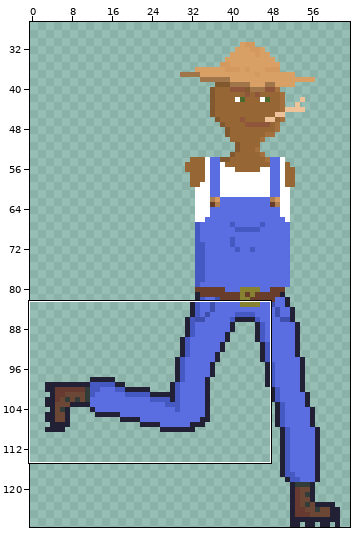
Two states of a pixel-art file, Zombie/Assets/Textures/Sprites/Mexican.aseprite. Above: a wide view before the commit, with the close-up outlined.
Close-up. Earlier state:
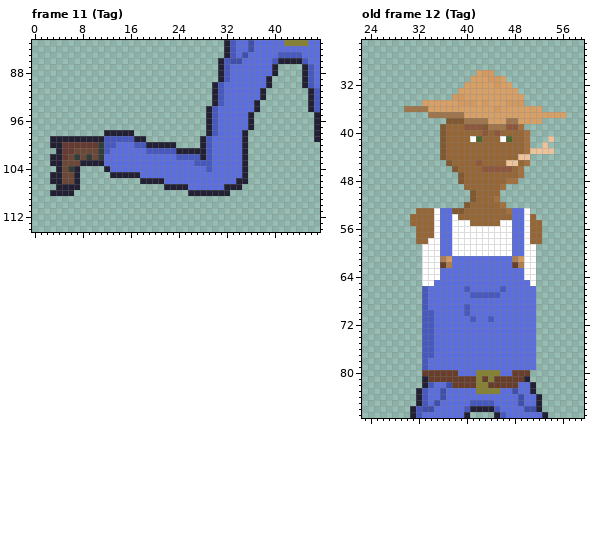
64x128 pixels, 12 frames. Shown: frame 11 (Tag): x 0..47, y 83..114; old frame 12 (Tag): x 23..59, y 25..87. The wide view leaves out empty margins. The commit also changed other frames or places, which this record leaves out.
And afterwards:
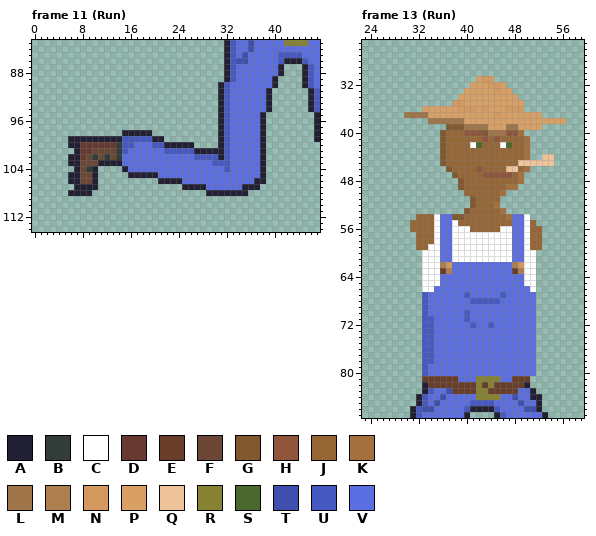
Palette (. is transparent): A #222034  B #323c39  C #ffffff  D #663931  E #683e2a  F #6c4735  G #82582f  H #8f563b  J #976635  K #a4713e  L #a0754a  M #ad7f50  N #d4995f  P #d9a066  Q #eec39a  R #868231  S #4b692f  T #3f4fad  U #4658c2  V #5b6ee1
A new or re-ordered frame is compared with the old frame closest to it.
Difference:
frames 12 -> 18
Changed rows in their new state; - is an unchanged pixel.
Frame 11 (Run):
first column x 3:
 86 ----------------------------.AU-T----VU
 87 ----------------------------.AU------VA
 88 ----------------------------.AU------VA
 89 ----------------------------.AU-----VA-
 90 ---------------------------.AU------VA-
 91 ---------------------------.AU-----VA--
 92 ---------------------------.AU-----VA--
 93 ---------------------------.AU----VVA--
 94 --------------------------..AU----VVA--
 95 --------------------------..AU---VVA---
 96 --------------------------..AU---VVA---
 97 --------------------------..AU---VVA---
 98 ---------...--AAA---------..AU--VVVA---
 99 ...------AAA--UUUAA------...AU--VVVA---
100 ...AA---DDDBUUVVVUU--AAA-...AU--VVVA---
101 -...ADD-FFFBU---VVV--UUU--AAAU--VVVA---
102 ...AADFBFBFB---------VVV-U-UAU--VVVA---
103 ...AAFFF-AAA------------VVVUUU--VVVA---
104 -...-FBA-...A-------------V--U--VVVA---
105 ...A-FFA--...--AAA--------------VVVA---
106 ...A-FFA-------...-AAA---------VVVAA---
107 -...-AAA-----------...-AAA---VVVAAA----
108 ...-AAA----------------...----AAA------
Frame 13 (Run) is new; against old frame 12 (Tag):
first column x 30:
30 ------------...------------
31 -----------.-N-..----------
32 ----------.---N--.---------
33 ---------.-----N--.--------
34 --------.P---------.-------
35 ---.....N-PP-P---PPP-------
36 ...P-----NNN-N-P-NNN...----
37 LLLLPPPPPP-----N-------....
38 ----LLLLLLPPPP---PP----PPPP
39 ------.GGGLLLLPPPLLPPPP----
40 ----------HHHGLLLHHK.------
41 -----------JJH-HJJ------.--
42 -----------CS---CS-----.---
43 ---------------------....--
44 -------------------JK--QQ--
45 ------GJ----J----JJQQQQQQ--
46 -------GJ---HJJJJQQJK------
47 --------GJ---HHHHH---------
48 -----------------JJK-------
49 ---------G------JKK--------
50 ----------JJ----K----------
51 ---------------J-----------
52 ----------.G---K.----------
53 --........G-----K....------
54 -.------GG-------K---.-----
55 ---------JJ-----JJ----.----
56 -J---------JJJJJ-----------
58 ----J----------------------
59 --JJ-----------------JJ----
61 ------VVCCCCCCCCCCVV-------
62 ------MN----------MN-------
63 ------EM----------EM-------
65 -----C--------------C------
66 ---CC-----V-----V----C-----
67 ----------UVVVVVU----------
68 -----------UUUUU-----------
69 ----------V----------------
70 ----V----------------------
71 ----------UV--V------------
72 -----------U--U------------
first column x 32:
78 --U-----------------
80 -UVVVVV---VVVV--VVVV
81 -E-----VVV-R-RVV--E-
82 --EEEE-----ER----EA.
83 .AU-VTEEEE--EEEEE---
84 ----------RRRR--TV-A
